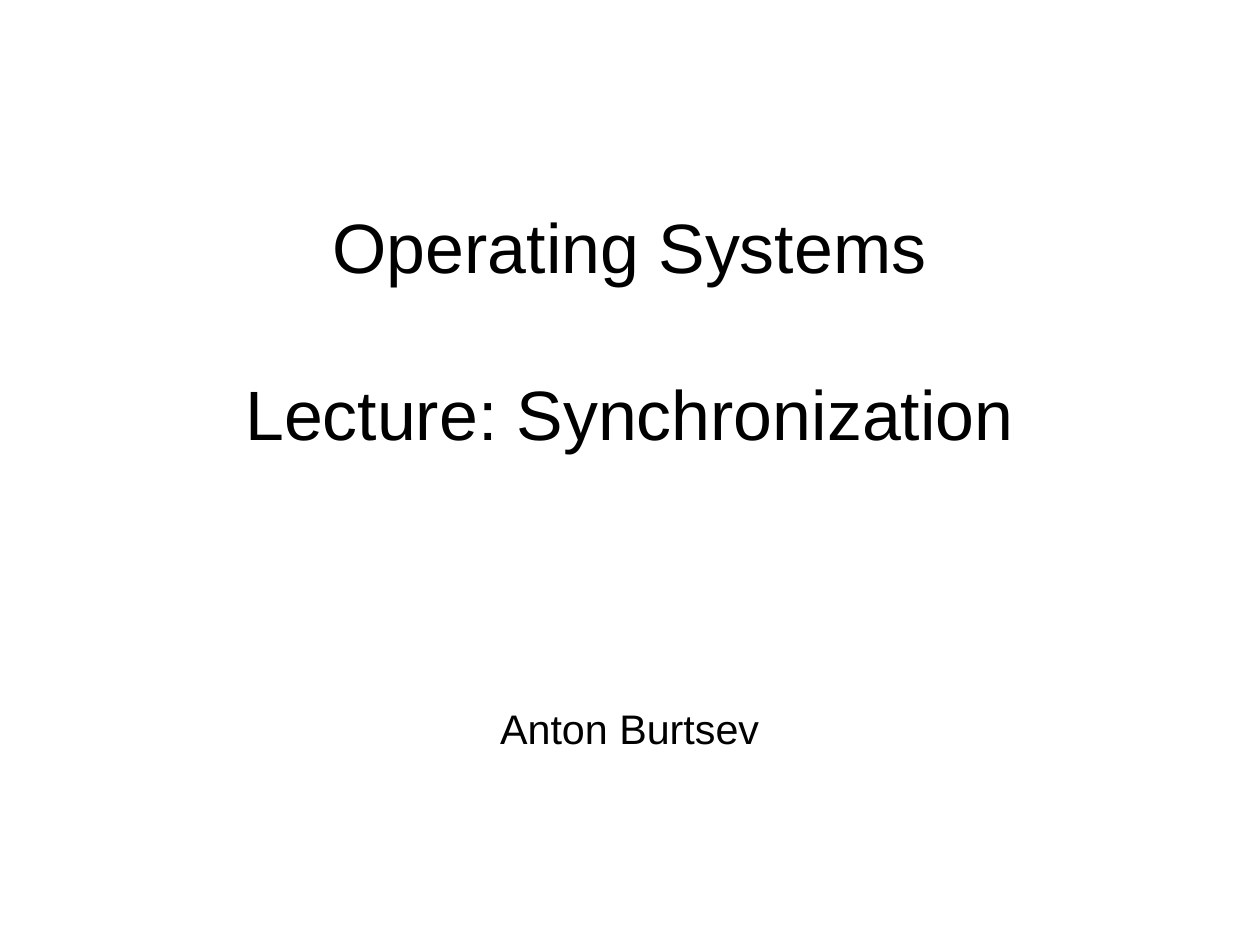
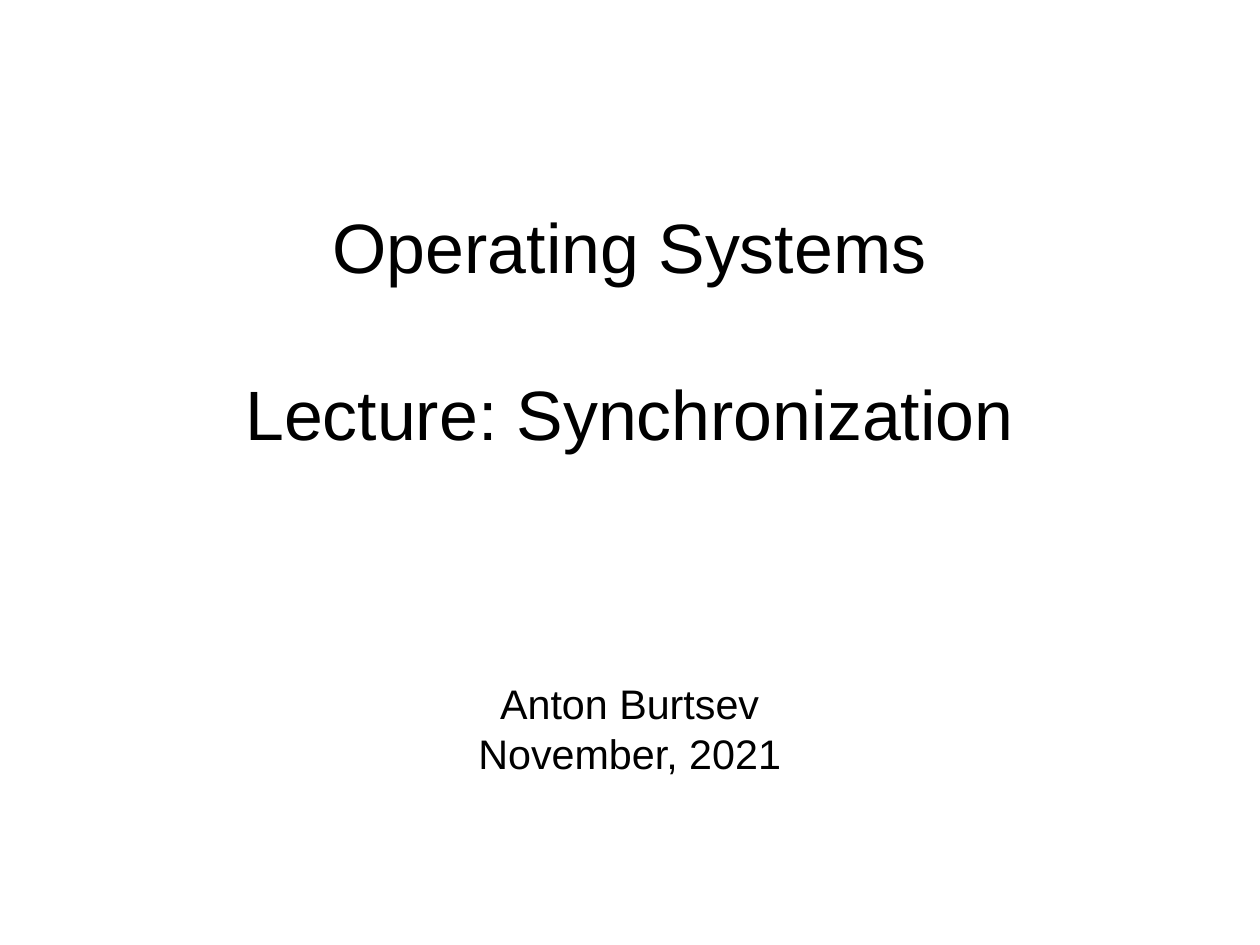
Before and after one commit to antonburtsev/cs5460, a slide deck: slide 1 of lectures/lecture12-synchronization/lecture12-synchronization.odp. Drawn at 1260x945 pixels with LibreOffice and Linux fonts; fonts in the diff are those of the drawing. Boxes give left, top, right and bottom in pixels: in the first picture for what was removed or moved away, otherwise in the second. Text is boxed around its words. In the diff, an @@ line names an element or a change of style, - is before the commit and + after.

```diff
--- a/lectures/lecture12-synchronization/lecture12-synchronization.odp
+++ b/lectures/lecture12-synchronization/lecture12-synchronization.odp
@@ subtitle at [478, 739, 781, 775]: paragraph added @@
+November, 2021
```
Also in this commit, not shown: 2 other files.
